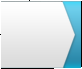
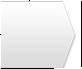
Layered file, before and after one edit (82×69). Changes by layer:
showed group "EDIT" (1 layers) over 1, 1, 79, 68
painted on "Layer 3" over 1, 67, 62, 68
hid "Default" (2nd of 2, in "Kory V2") over 1, 1, 81, 68
